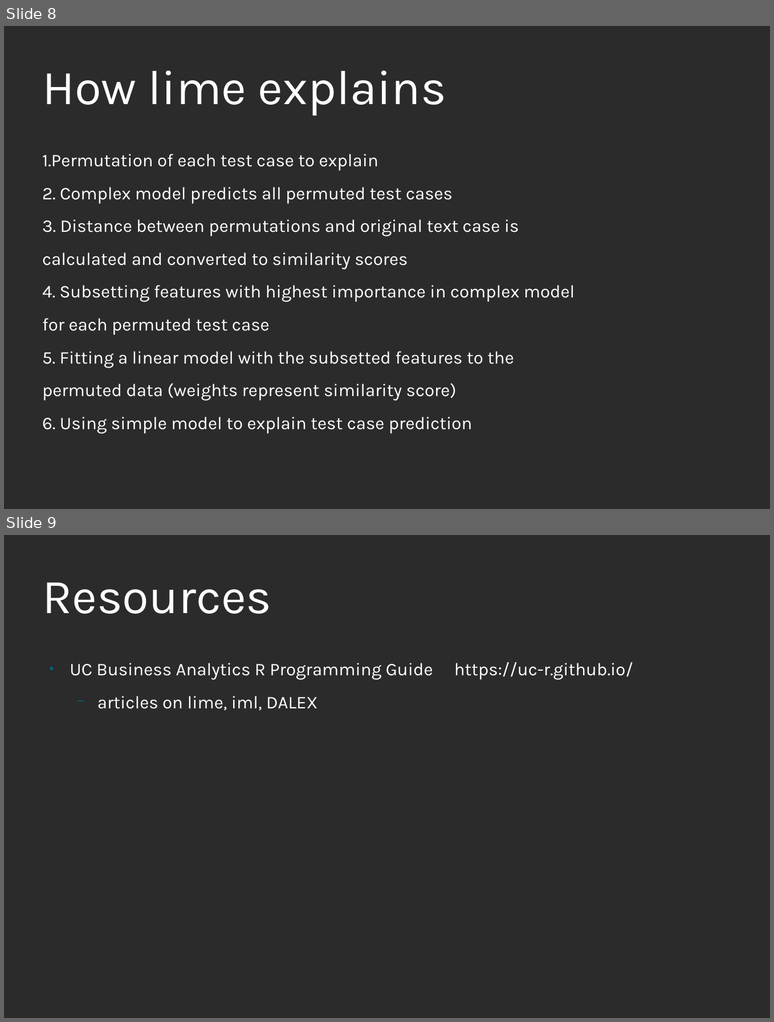
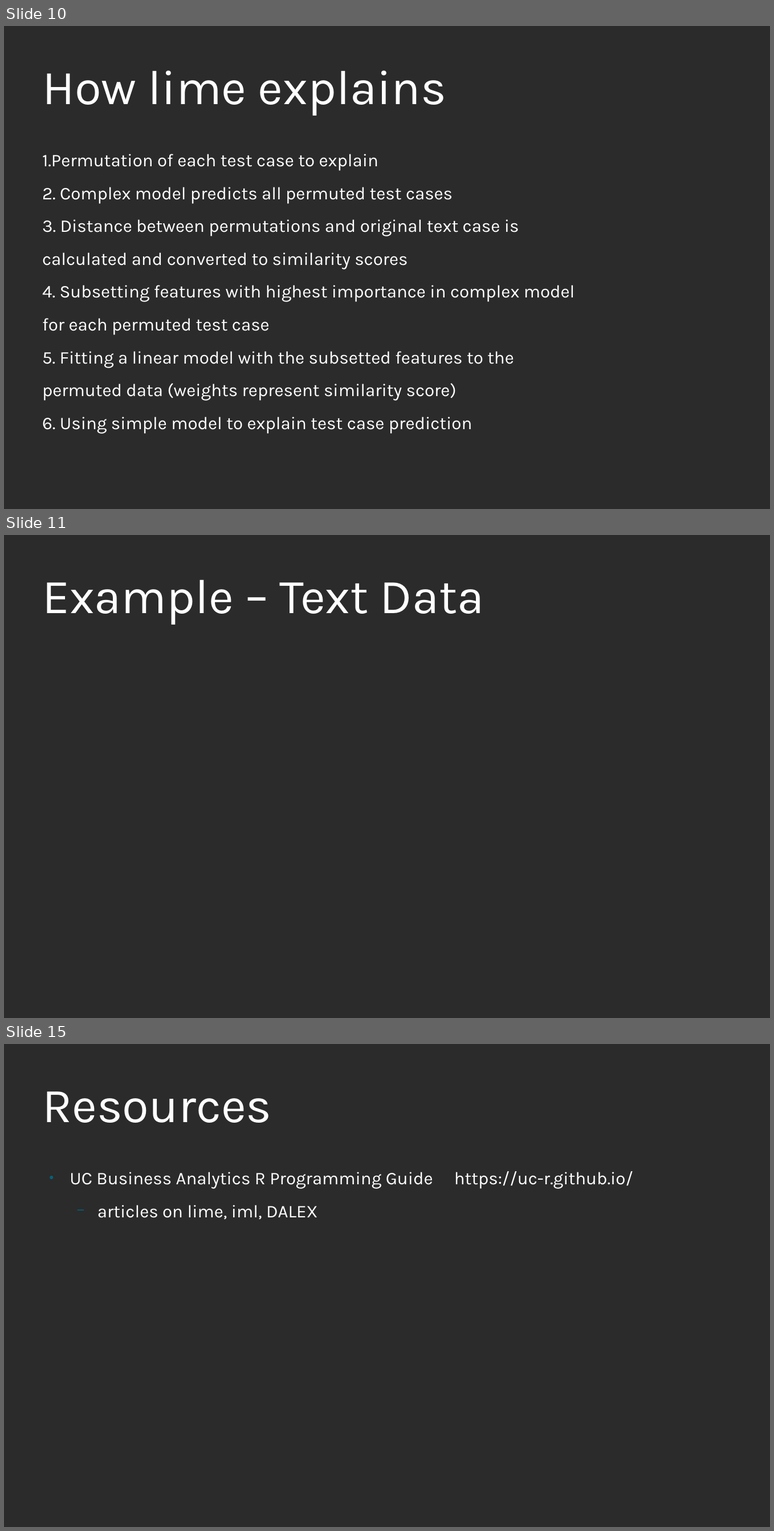
Before and after one commit to mattdube/stl-rug_lime, a slide deck: Slides/stl-rug_lime_01092019.odp. Shown one above the other, each under a label of ours: slides 8 and 9 before the commit, slides 10, 11 and 15 after it; the slides between them are not shown. The pictures are 774x1022 and 774x1531 pixels, drawn with LibreOffice and Linux fonts; fonts in the diff are those of the drawing; background and template pictures are left out; a plain dark background stands for a picture behind light text. Boxes give left, top, right and bottom in pixels: in the first picture for what was removed or moved away, otherwise in the second. Text is boxed around its words. In the diff, an @@ line names an element or a change of style, - is before the commit and + after.

```diff
--- a/Slides/stl-rug_lime_01092019.odp
+++ b/Slides/stl-rug_lime_01092019.odp
@@ slide 11 added at (4, 535, 770, 1018), background picture (left out) @@
@@ title added at (42, 579, 484, 624), 60 pt, text #FFFFFF @@
+Example – Text Data
@@ what was slide 8 is now slide 10 @@
@@ what was slide 9 is now slide 15 @@
```
Also in this commit, not shown: 1 slide changed, 6 other slides added, 1 slide removed.
